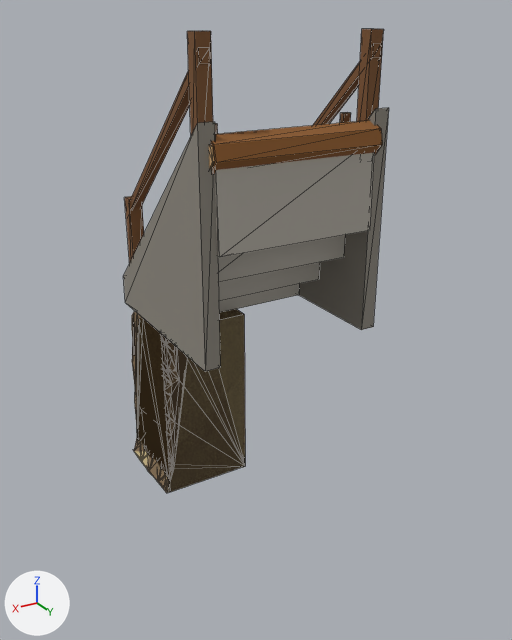
Renders of the glTF model client/public/models/tileset.glb from each side of a commit.
One viewpoint serves both versions: a 50 mm lens placed at (1.81, 3.14, 1.52), pointed at (-0.1, -0.04, -0.07). The lights are fixed; the arrows at lower left show +X, +Y and +Z. The picture after the commit comes second. Mesh edges are drawn as thin lines. Where no turn or scale is listed for an object, it has been applied to the vertices.

The first picture shows 'stairs_log_logs', 'stairs_stone_cheeks', 'stairs_stone_steps', 'stairs_wood_frame', 'tile_bank_inner', 'tile_bank_outer', 'tile_cliff_inner', 'tile_cliff_outer' and 7 more.
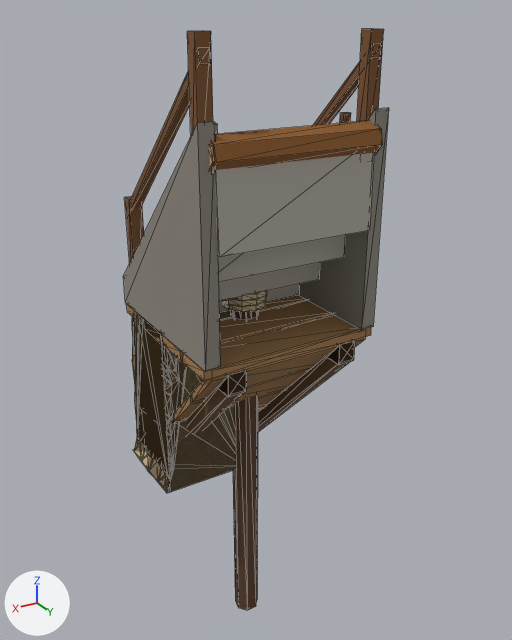
What differs and where, as boxes [x1, y1, x2, y2] in the pictures (512 x 640 px):
'dock_deck_planks', added (brown): after [126, 295, 371, 381]
'dock_post_pile', added (brown): after [230, 310, 258, 610]
'dock_ramp_planks', added (brown): after [169, 330, 366, 424]
'dock_ramp_beams', added (brown): after [186, 341, 355, 436]
'dock_bollard_rope', added (beige): after [222, 290, 267, 312]
'dock_deck_beams', added: after [218, 340, 355, 397]
'dock_bollard_post', added (mostly hidden): after [232, 310, 258, 319]
'tile_bank_outer', unchanged, covered by the edit: before [165, 309, 245, 492]; after [165, 311, 235, 492]

Patch to the scene script:
```diff
--- a/client/public/models/tileset.glb.py
+++ b/client/public/models/tileset.glb.py
@@ ob_dock_ramp_planks @@
+ob_dock_ramp_planks = bpy.data.objects.new('dock_ramp_planks', me_dock_ramp_planks)  # 32 vertices, 48 faces; spans x -0.46..0.46, y -0.488..0.488, z -1.043..-0.012; in mat_dock_plank (brown #a57d50)
+ob_dock_ramp_planks.location = (0.0, 0.0, 0.0)
@@ ob_dock_ramp_beams @@
+ob_dock_ramp_beams = bpy.data.objects.new('dock_ramp_beams', me_dock_ramp_beams)  # 16 vertices, 24 faces; spans x -0.38..0.38, y -0.5..0.5, z -1.16..-0.055; in mat_dock_beam (brown #6e4f33)
+ob_dock_ramp_beams.location = (0.0, 0.0, 0.0)
@@ ob_dock_post_pile @@
+ob_dock_post_pile = bpy.data.objects.new('dock_post_pile', me_dock_post_pile)  # 14 vertices, 24 faces; spans x -0.08..0.08, y -0.08..0.07, z -2.08..0.22; in mat_dock_post (brown #5a3e2b)
+ob_dock_post_pile.location = (0.0, 0.0, 0.0)
@@ ob_dock_deck_planks @@
+ob_dock_deck_planks = bpy.data.objects.new('dock_deck_planks', me_dock_deck_planks)  # 32 vertices, 48 faces; spans x -0.504..0.504, y -0.489..0.491, z -0.063..0.002; in mat_dock_plank (brown #a57d50)
+ob_dock_deck_planks.location = (0.0, 0.0, 0.0)
@@ ob_dock_deck_beams @@
+ob_dock_deck_beams = bpy.data.objects.new('dock_deck_beams', me_dock_deck_beams)  # a box spanning x -0.38..-0.28, y -0.5..0.5, z -0.17..-0.055; a box spanning x 0.28..0.38, y -0.5..0.5, z -0.17..-0.055; in mat_dock_beam (brown #6e4f33)
+ob_dock_deck_beams.location = (0.0, 0.0, 0.0)
@@ ob_dock_bollard_rope @@
+ob_dock_bollard_rope = bpy.data.objects.new('dock_bollard_rope', me_dock_bollard_rope)  # a 10-sided cylinder along z spanning x -0.116..0.116, y -0.122..0.122, z 0.065..0.095; a 10-sided cylinder along z spanning x -0.12..0.12, y -0.126..0.126, z 0.1..0.13; a 10-sided cylinder along z spanning x -0.124..0.124, y -0.13..0.13, z 0.135..0.165; in mat_dock_rope (beige #d8c39a)
+ob_dock_bollard_rope.location = (0.0, 0.0, 0.0)
@@ ob_dock_bollard_post @@
+ob_dock_bollard_post = bpy.data.objects.new('dock_bollard_post', me_dock_bollard_post)  # an 8-sided cut cone along z (radius 0.075 at the low end, 0.085 at the high end) spanning x -0.085..0.085, y -0.085..0.085, z 0.0..0.26; an 8-sided cut cone along z (radius 0.1 at the low end, 0.11 at the high end) spanning x -0.11..0.11, y -0.11..0.11, z 0.26..0.31; in mat_dock_post (brown #5a3e2b)
+ob_dock_bollard_post.location = (0.0, 0.0, 0.0)
```
